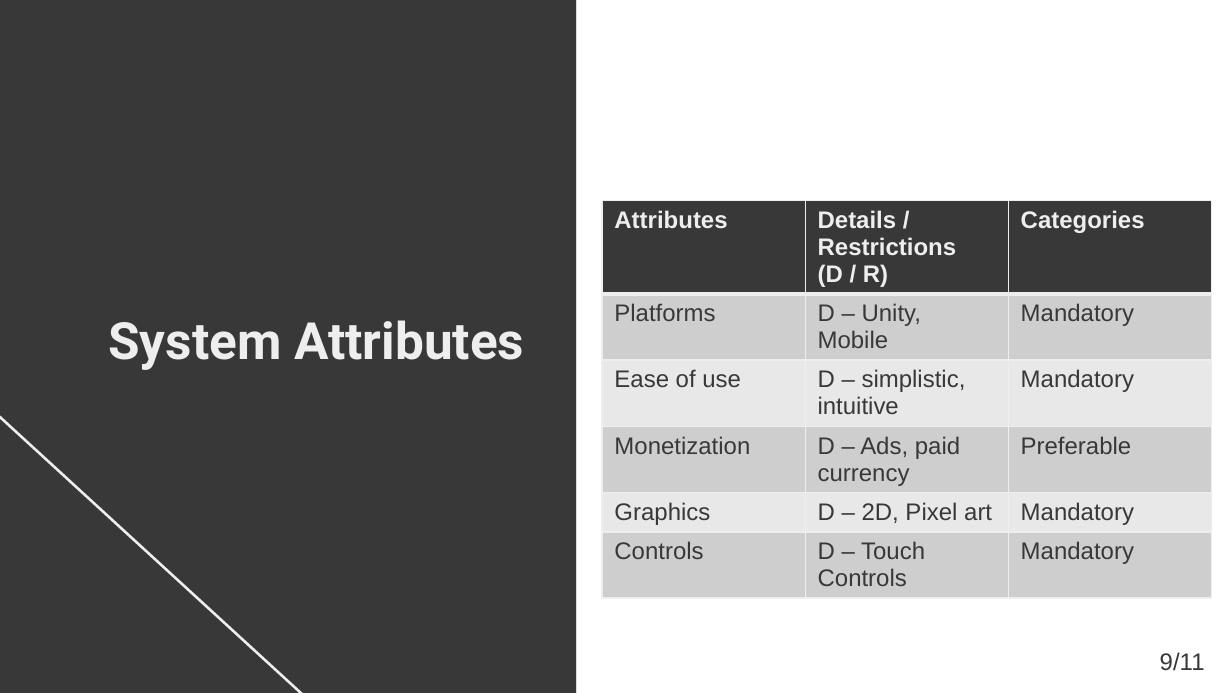
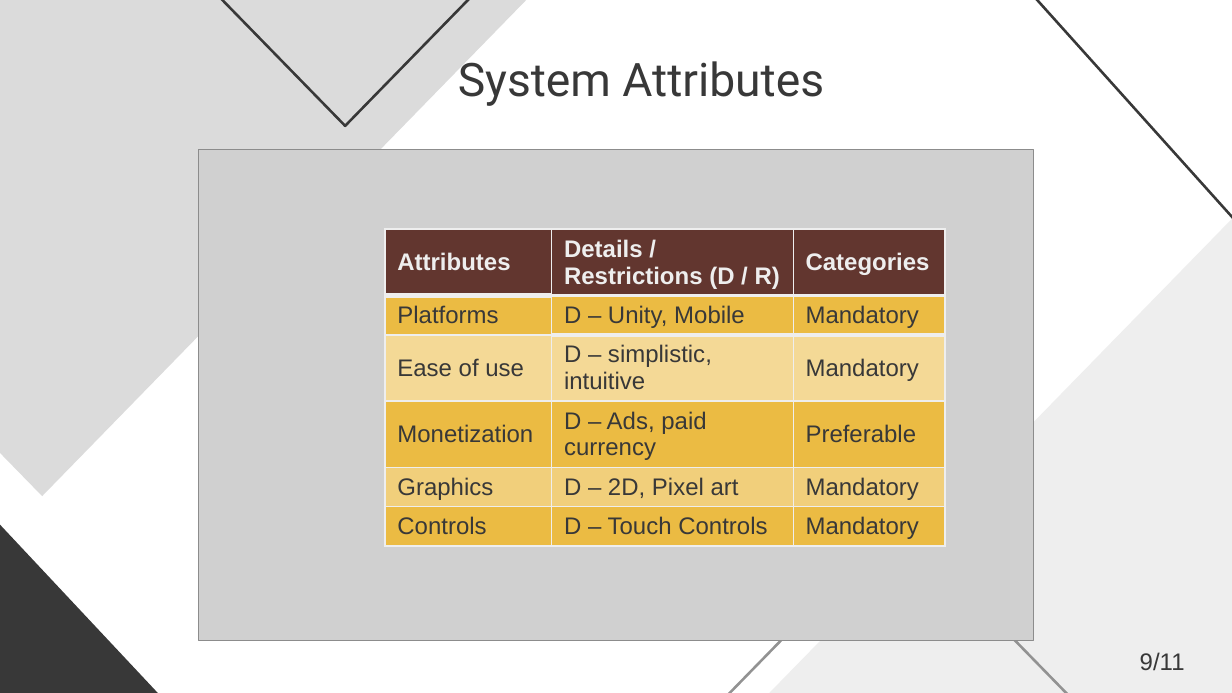
Before and after one commit to FariaXD/UnityMobileGame-FinalProject, a slide deck: slide 10 of ReportsAndOthers/Presentations/Presentation.pptx (slide 9 before the commit). Drawn at 1232x693 pixels with LibreOffice and Linux fonts; fonts in the diff are those of the drawing; grey boxes stand for pictures. Boxes give left, top, right and bottom in pixels: in the first picture for what was removed or moved away, otherwise in the second. Text is boxed around its words. In the diff, an @@ line names an element or a change of style, - is before the commit and + after.

```diff
--- a/ReportsAndOthers/Presentations/Presentation.pptx
+++ b/ReportsAndOthers/Presentations/Presentation.pptx
@@ rectangle removed at [0, 0, 577, 693] @@
@@ triangle added at [0, 0, 811, 496], fill #DBDBDB @@
@@ triangle added at [149, 0, 541, 126], outline #383838 1.5 pt @@
@@ triangle added at [708, 0, 1232, 693], fill #EEEEEE @@
@@ line added from (855, 0) to (1232, 361), #383838 1.5 pt @@
@@ title "System Attributes": place and size @@
-title "System Attributes" at [108, 320, 524, 370]
+title "System Attributes" at [458, 61, 824, 106]
@@ title "System Attributes" at [458, 61, 824, 106]: size 30 to 27 pt, text colour #EEEEEE to #383838, bold off @@
@@ picture added at [198, 149, 1032, 639] @@
@@ line removed from (434, 693) to (0, 219) @@
@@ table at [386, 229, 945, 562] @@
@@ fill #383838 to #62362F in row 1 @@
@@ fill #CECECE to #EBBB43 in 9 cells @@
@@ fill #E8E8E8 to #F4D996 in row 3 @@
@@ fill #E8E8E8 to #F1CF7B in row 5 @@
@@ borders changed @@
@@ table: place and size @@
-table at [602, 201, 1212, 620]
+table at [386, 229, 945, 562]
@@ right triangle added at [0, 515, 166, 693], fill #383838 @@
@@ triangle added at [702, 521, 1094, 693], outline #929292 1.5 pt @@
@@ text "9/11": place and size @@
-text "9/11" at [1160, 652, 1205, 671]
+text "9/11" at [1140, 652, 1185, 671]
@@ text "9/11" at [1140, 652, 1185, 671]: alignment left to right @@
```
Also in this commit, not shown: 8 other slides changed, 15 other files.
